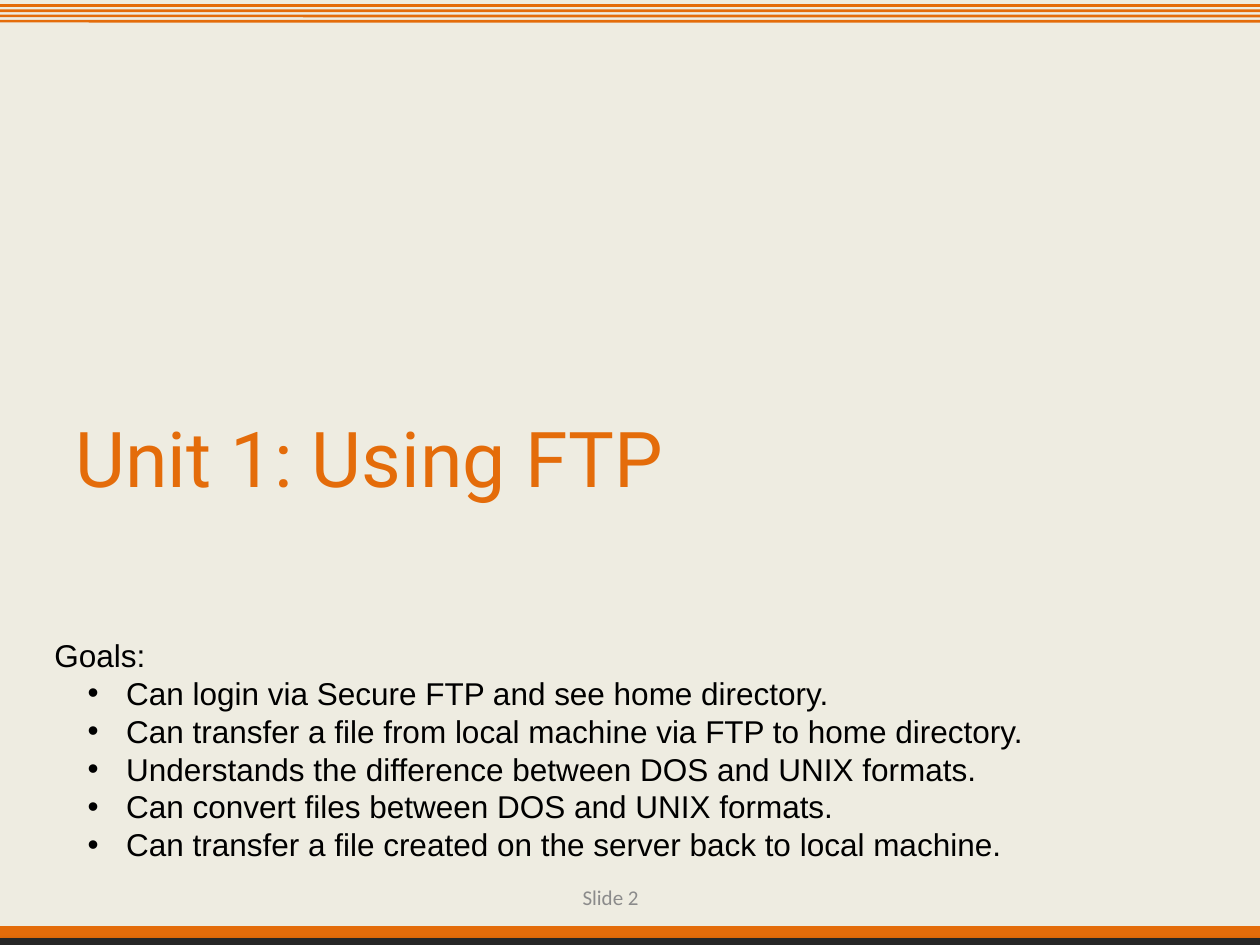
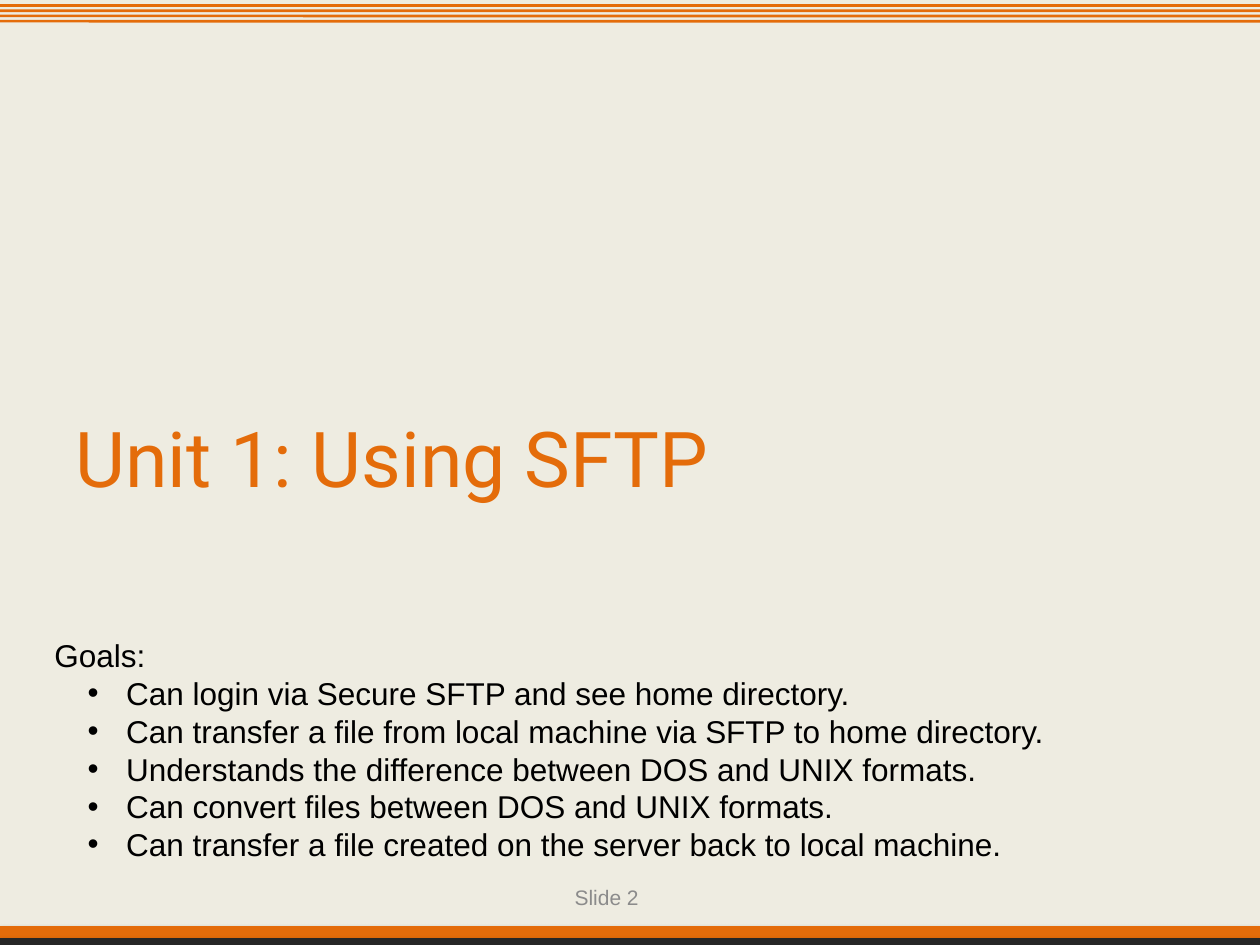
Before and after one commit to IntersectAustralia/TrainingMaterials, a slide deck: slide 2 of hpc1/02 Data - Slides.pptx. Drawn at 1260x945 pixels with LibreOffice and Linux fonts; fonts in the diff are those of the drawing; background and template pictures are left out. Boxes give left, top, right and bottom in pixels: in the first picture for what was removed or moved away, otherwise in the second. Text is boxed around its words. In the diff, an @@ line names an element or a change of style, - is before the commit and + after.

```diff
--- a/hpc1/02 Data - Slides.pptx
+++ b/hpc1/02 Data - Slides.pptx
@@ text at box(75, 431, 708, 503): text changed @@
-Unit 1: Using FTP
+Unit 1: Using SFTP
@@ text at box(126, 682, 1043, 749): text changed @@
-  • Can login via Secure FTP and see home directory.
-  • Can transfer a file from local machine via FTP to home directory.
+  • Can login via Secure SFTP and see home directory.
+  • Can transfer a file from local machine via SFTP to home directory.
@@ page number at box(575, 890, 639, 905): font Calibri to Arial, text colour #8C8C8C to #8B8B8B @@
```
Also in this commit, not shown: 28 other slides changed, 1 slide added, 14 slides removed, 5 other files.
